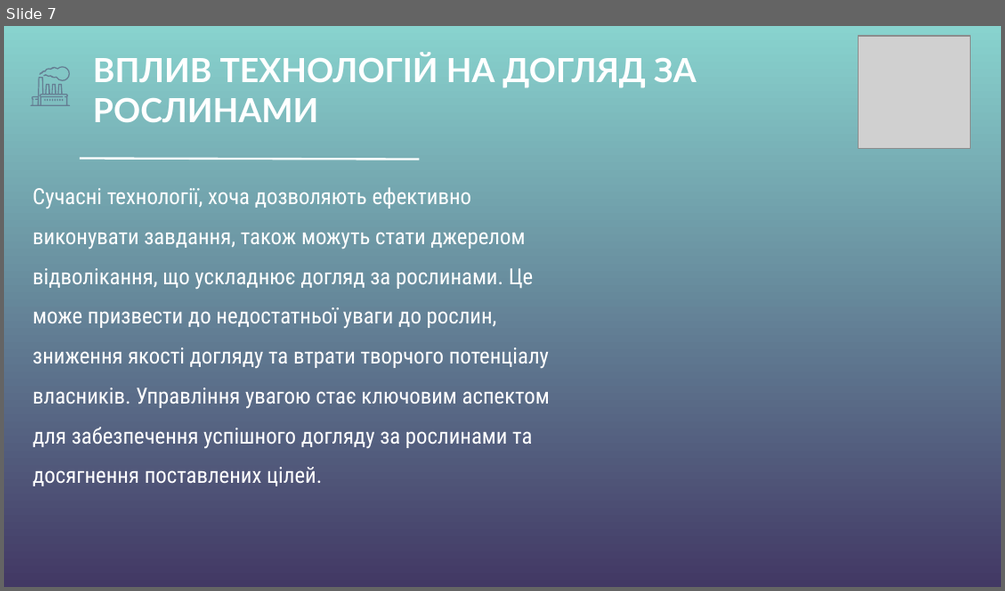
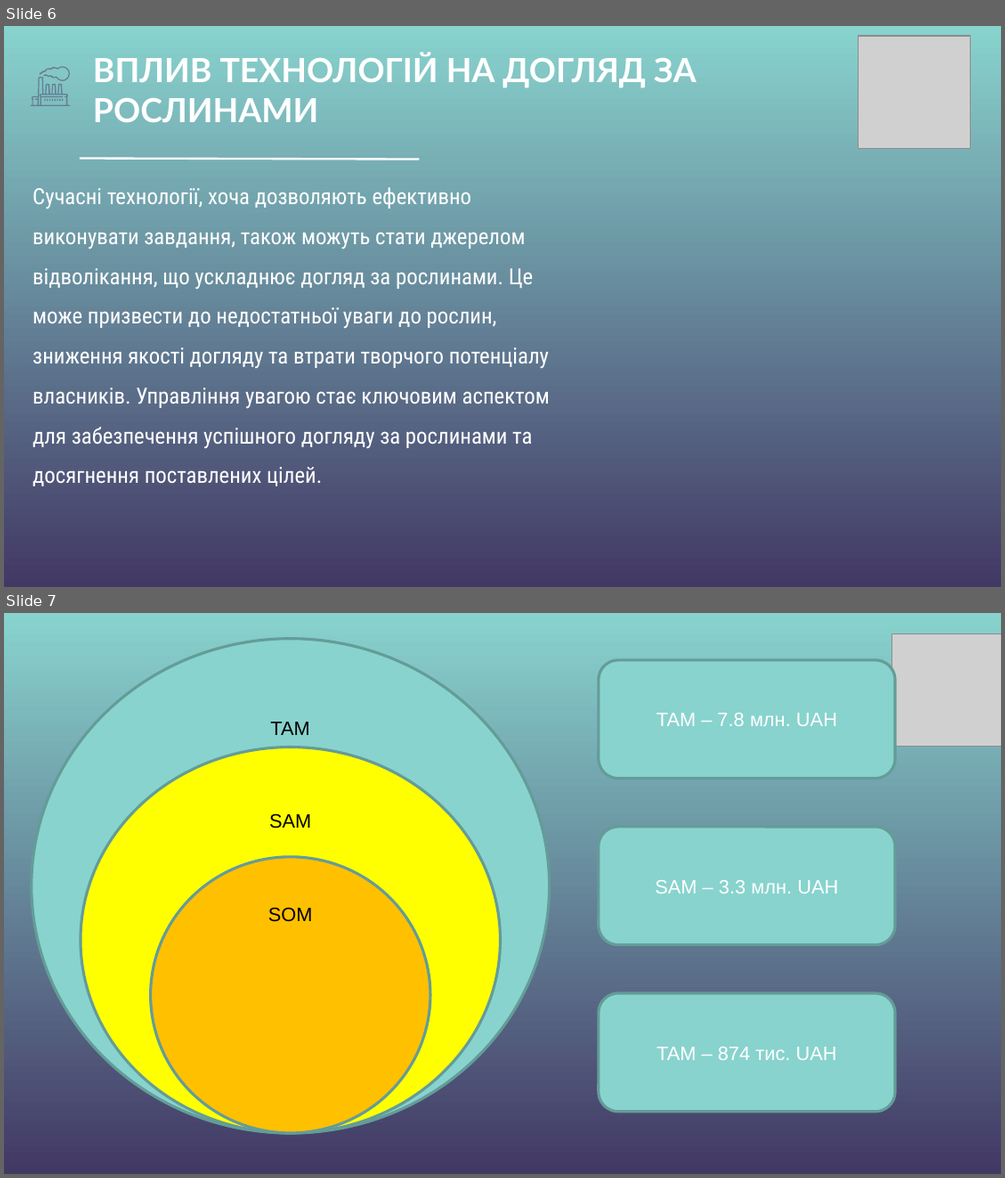
Before and after one commit to Exaster/Presentation, a slide deck: Презентація.pptx. Shown one above the other, each under a label of ours: slide 7 before the commit, slides 6 and 7 after it. The pictures are 1005x591 and 1005x1178 pixels, drawn with LibreOffice and Linux fonts; fonts in the diff are those of the drawing; grey boxes stand for pictures; background and template pictures are left out. Boxes give left, top, right and bottom in pixels: in the first picture for what was removed or moved away, otherwise in the second. Text is boxed around its words. In the diff, an @@ line names an element or a change of style, - is before the commit and + after.

```diff
--- a/Презентація.pptx
+++ b/Презентація.pptx
@@ slide 7 added at (4, 613, 1001, 1174), background gradient #88D3CE to #423864 @@
@@ ellipse added at (32, 639, 550, 1134), fill #88D3CE, outline #659C98 2 pt, 14 pt, text #000000 @@
+TAM
@@ picture added at (892, 634, 1001, 747) @@
@@ rounded rectangle added at (599, 660, 894, 778), fill #88D3CE, outline #659C98 2 pt, 14 pt, text #FFFFFF @@
+TAM – 7.8 млн. UAH
@@ ellipse added at (81, 747, 501, 1133), fill #FFFF00, outline #659C98 2 pt, 14 pt, text #000000 @@
+SAM
@@ rounded rectangle added at (599, 827, 894, 944), fill #88D3CE, outline #659C98 2 pt, 14 pt, text #FFFFFF @@
+SAM – 3.3 млн. UAH
@@ ellipse added at (151, 857, 430, 1134), fill #FFC000, outline #659C98 2 pt, 14 pt, text #000000 @@
+SOM
@@ rounded rectangle added at (599, 993, 894, 1111), fill #88D3CE, outline #659C98 2 pt, 14 pt, text #FFFFFF @@
+TAM – 874 тис. UAH
@@ what was slide 7 is now slide 6 @@
```
Also in this commit, not shown: 7 other slides added.
